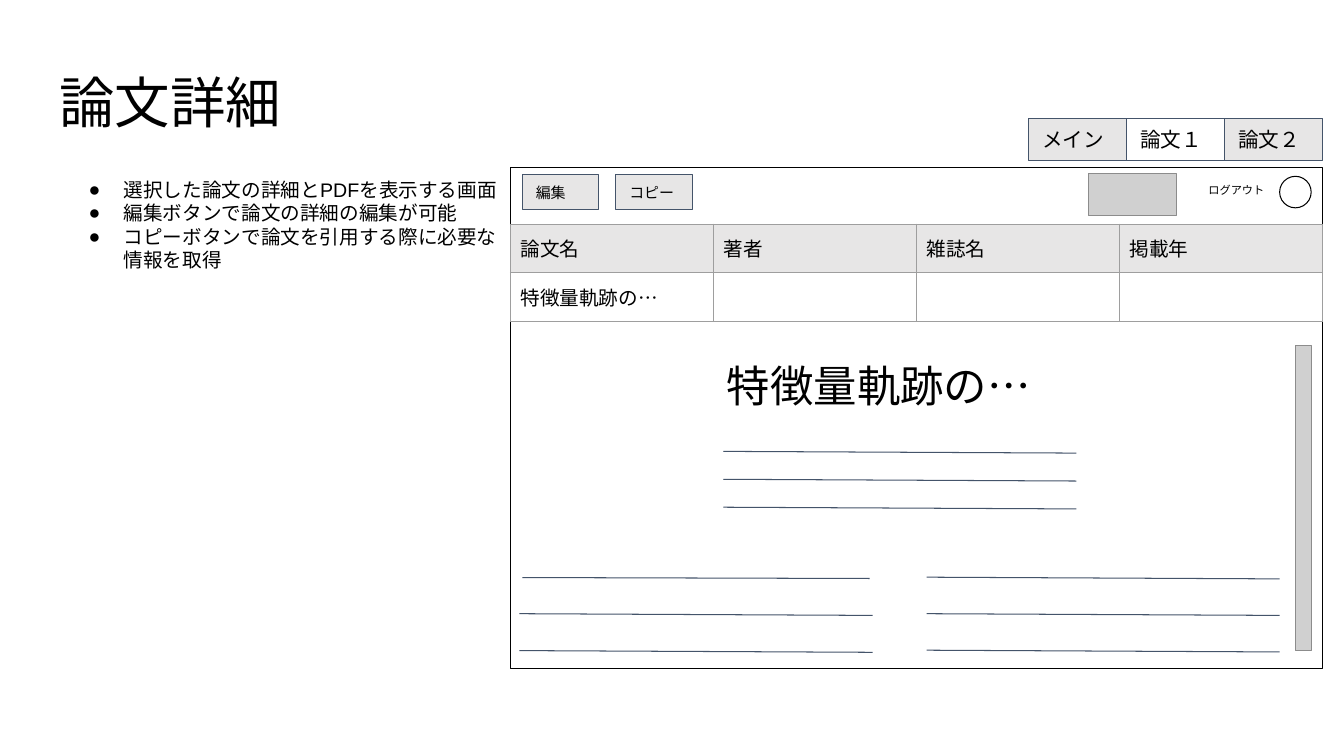
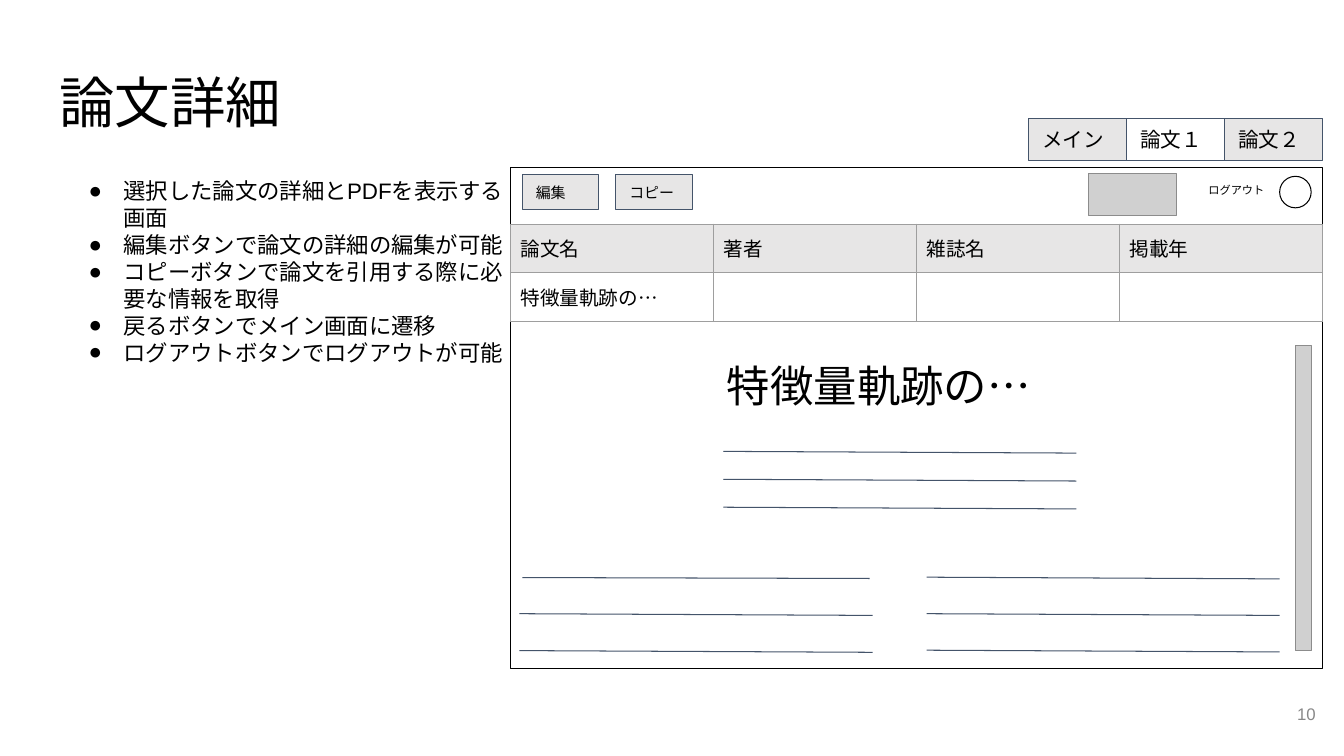
Before and after one commit to minehisa/ex2021, a slide deck: slide 10 of スライド資料/提案資料/20210607_pitch.pptx (slide 9 before the commit). Drawn at 1344x756 pixels with LibreOffice and Linux fonts; fonts in the diff are those of the drawing; grey boxes stand for pictures. Boxes give left, top, right and bottom in pixels: in the first picture for what was removed or moved away, otherwise in the second. Text is boxed around its words. In the diff, an @@ line names an element or a change of style, - is before the commit and + after.

```diff
--- a/スライド資料/提案資料/20210607_pitch.pptx
+++ b/スライド資料/提案資料/20210607_pitch.pptx
@@ text at <box>124,180,504,309</box>: size 14 to 16 pt in "選択した論文の詳細とPDFを表示する画面", "編集ボタンで論文の詳細の編集が可能", "コピーボタンで論文を引用する際に必要な情報を取得" @@
@@ text at <box>124,315,503,363</box>: paragraphs added @@
+● 戻るボタンでメイン画面に遷移
+● ログアウトボタンでログアウトが可能
@@ page number added at <box>1297,708,1316,720</box>, 12 pt, text #888888 @@
+10
```
Also in this commit, not shown: 11 other slides changed, 1 slide added.
